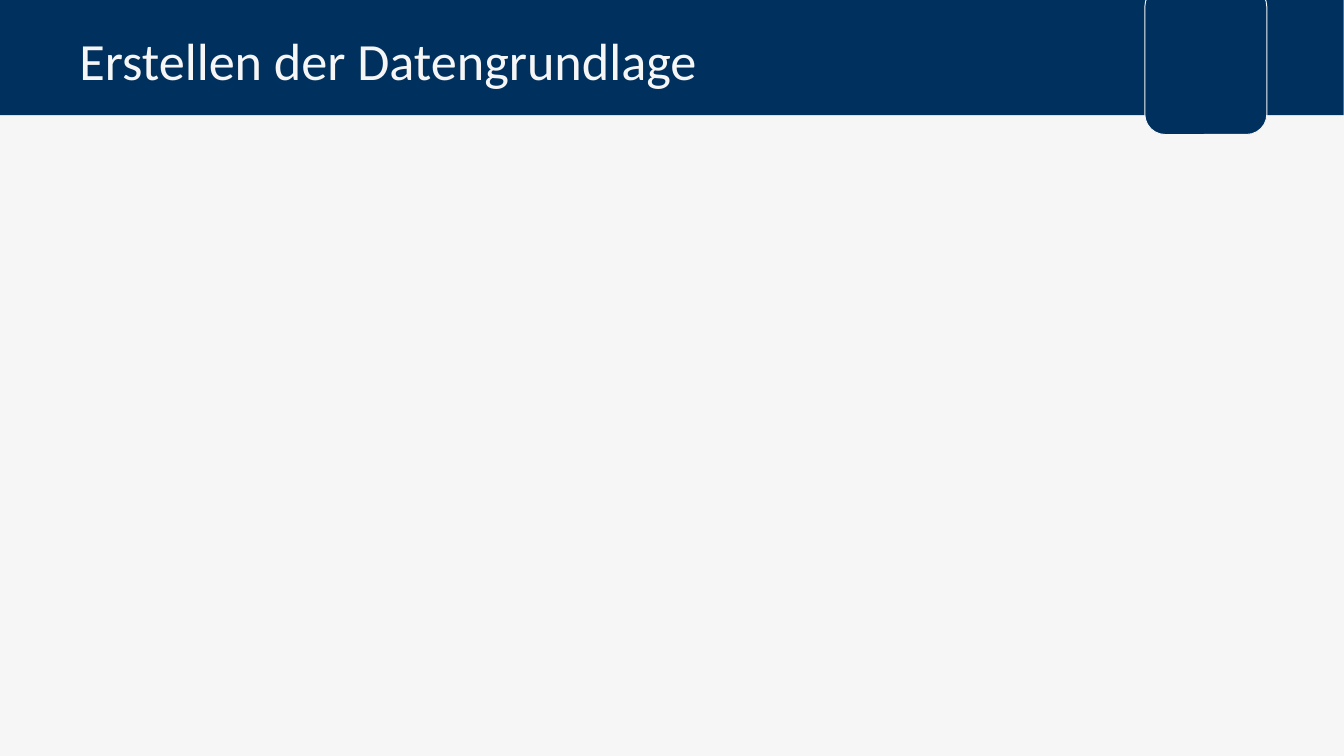
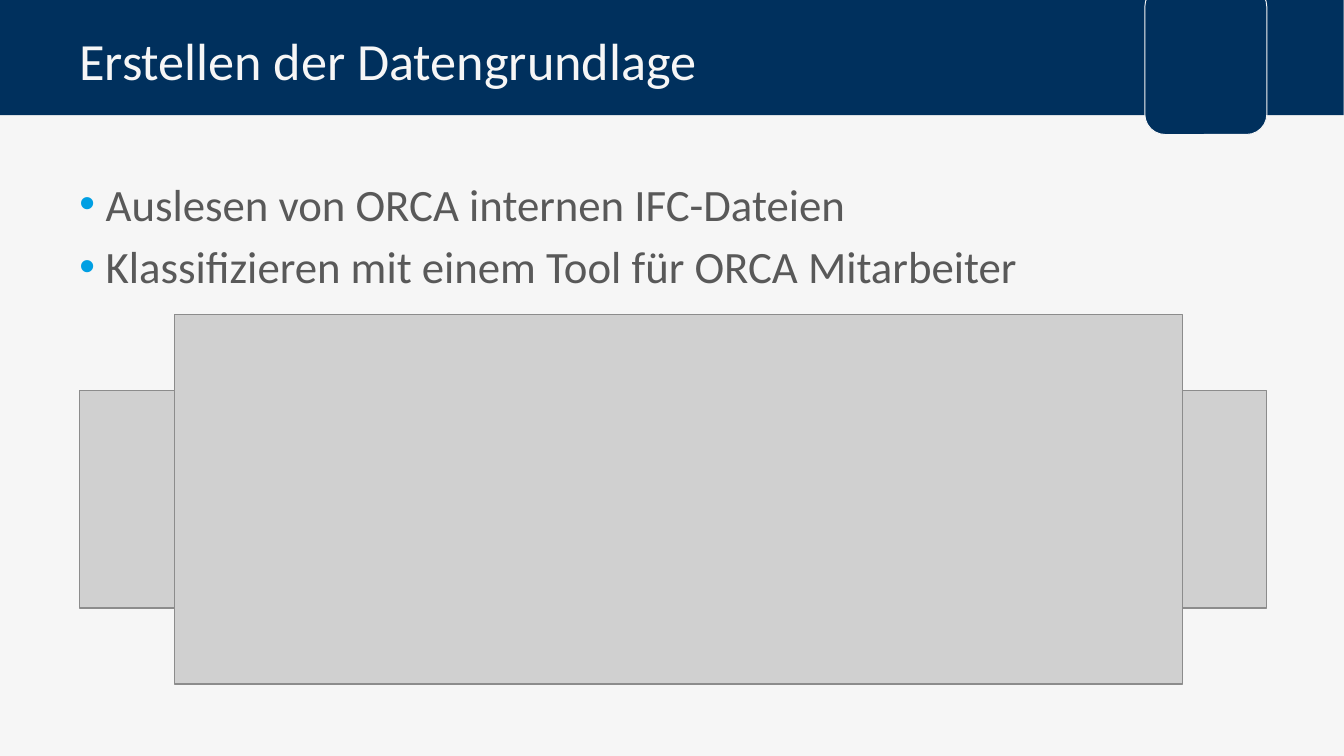
Before and after one commit to FlowBYRN/BaMaterialStandartisation, a slide deck: slide 18 of documents/Verteidigung.pptx (slide 15 before the commit). Drawn at 1344x756 pixels with LibreOffice and Linux fonts; fonts in the diff are those of the drawing; grey boxes stand for pictures; background and template pictures are left out. Boxes give left, top, right and bottom in pixels: in the first picture for what was removed or moved away, otherwise in the second. Text is boxed around its words. In the diff, an @@ line names an element or a change of style, - is before the commit and + after.

```diff
--- a/documents/Verteidigung.pptx
+++ b/documents/Verteidigung.pptx
@@ text added at [106,190,1016,284], 24 pt, text #595959 @@
+• Auslesen von ORCA internen IFC-Dateien
+• Klassifizieren mit einem Tool für ORCA Mitarbeiter
@@ picture added at [175,314,1183,684] @@
@@ picture added at [79,391,1267,609] @@
```
Also in this commit, not shown: 7 other slides changed, 9 slides added, 5 slides removed, 3 other files.
